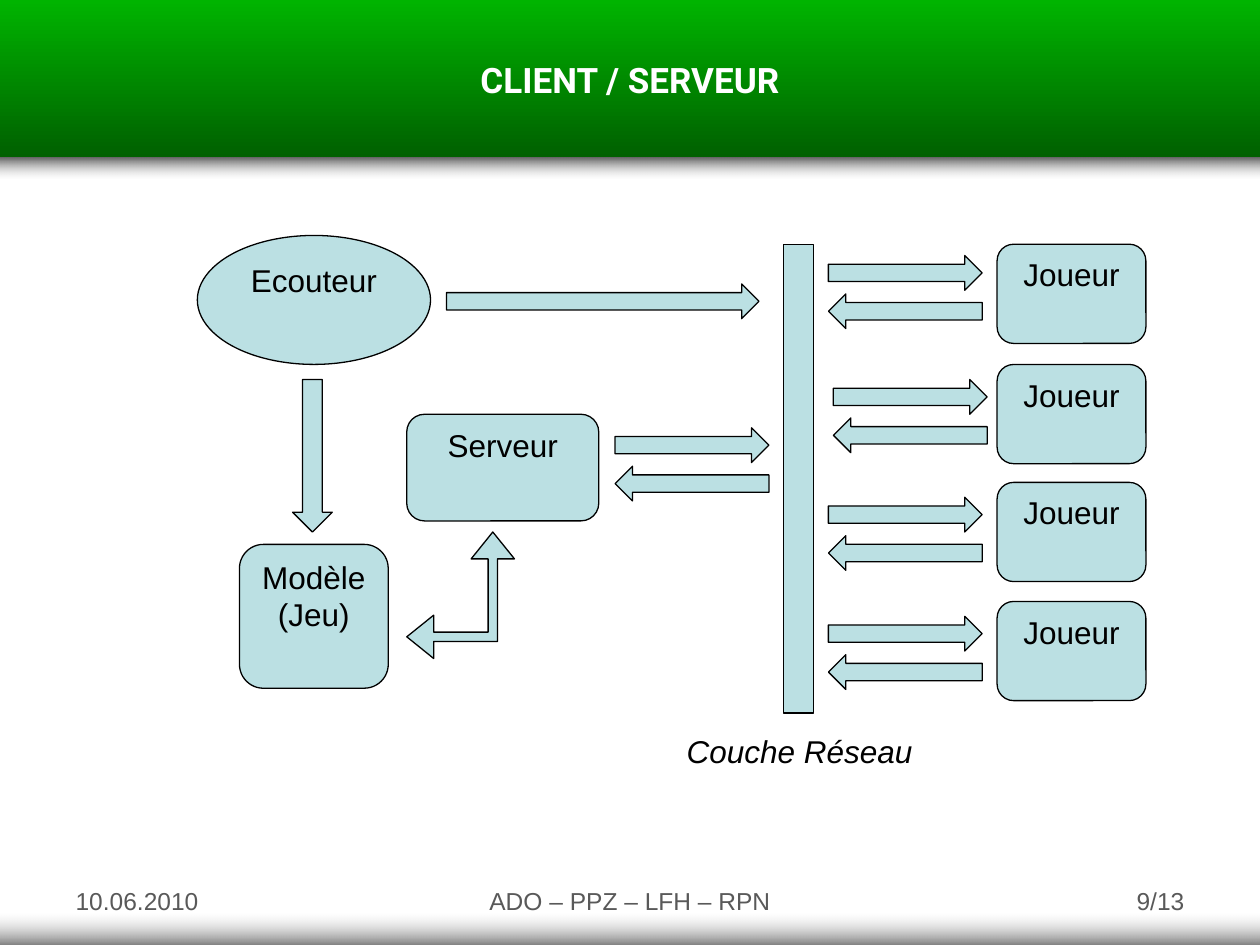
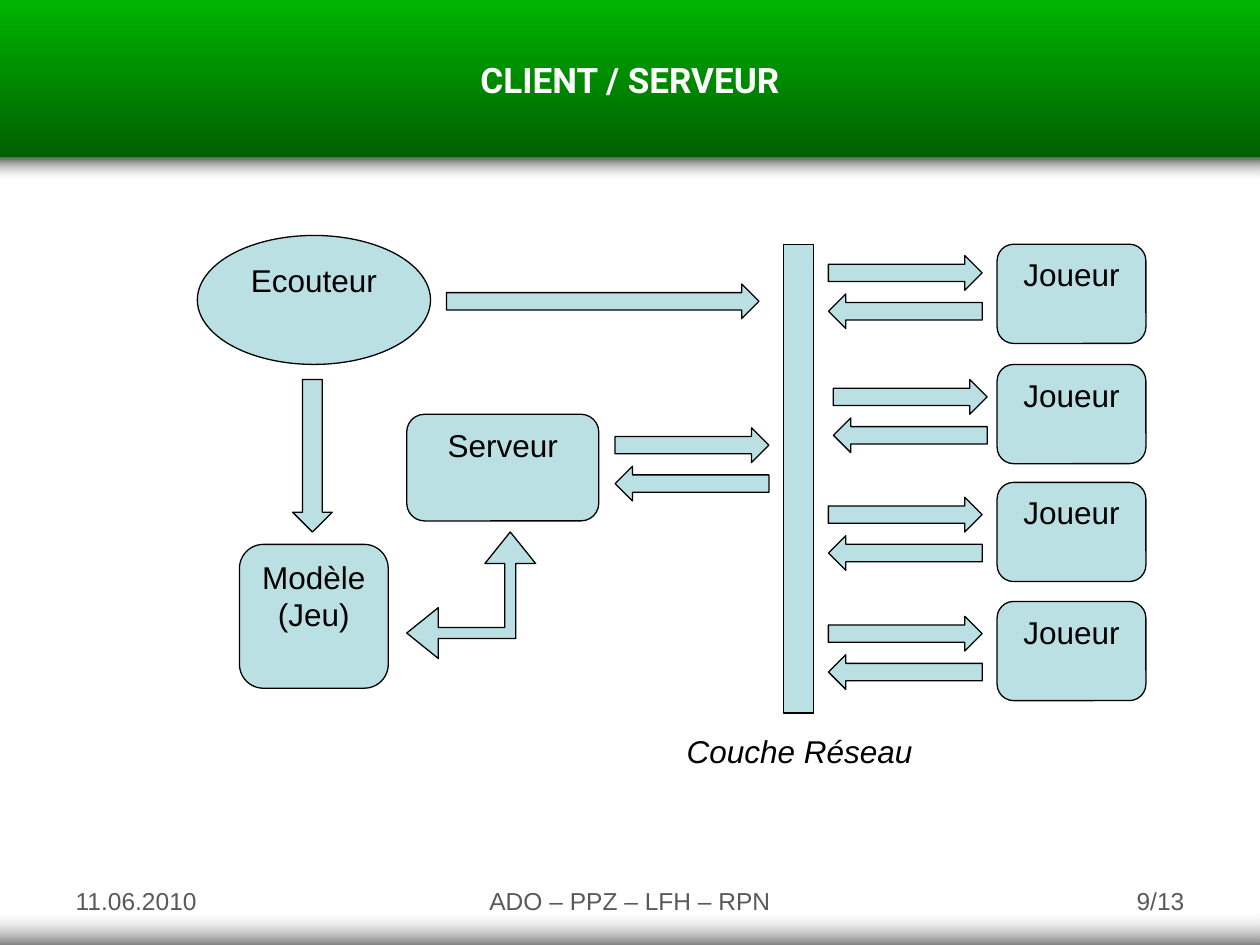
Before and after one commit to Adolio/asd-tower-defense, a slide deck: slide 9 of documents/v2.0/Presentation - PierreDo.pptx. Drawn at 1260x945 pixels with LibreOffice and Linux fonts; fonts in the diff are those of the drawing. Boxes give left, top, right and bottom in pixels: in the first picture for what was removed or moved away, otherwise in the second. Text is boxed around its words. In the diff, an @@ line names an element or a change of style, - is before the commit and + after.

```diff
--- a/documents/v2.0/Presentation - PierreDo.pptx
+++ b/documents/v2.0/Presentation - PierreDo.pptx
@@ left up arrow: place and size @@
-left up arrow at [407,532,514,658]
+left up arrow at [407,532,536,658]
@@ text at [76,893,197,910]: text changed @@
-10.06.2010
+11.06.2010
```
Also in this commit, not shown: 10 other slides changed, 1 slide added.
